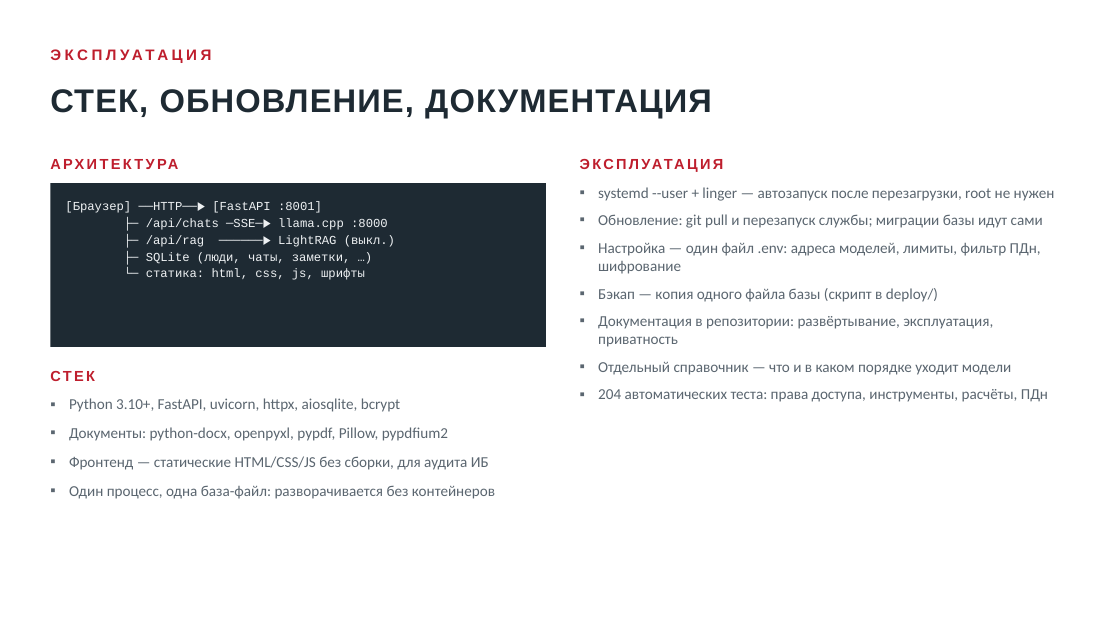
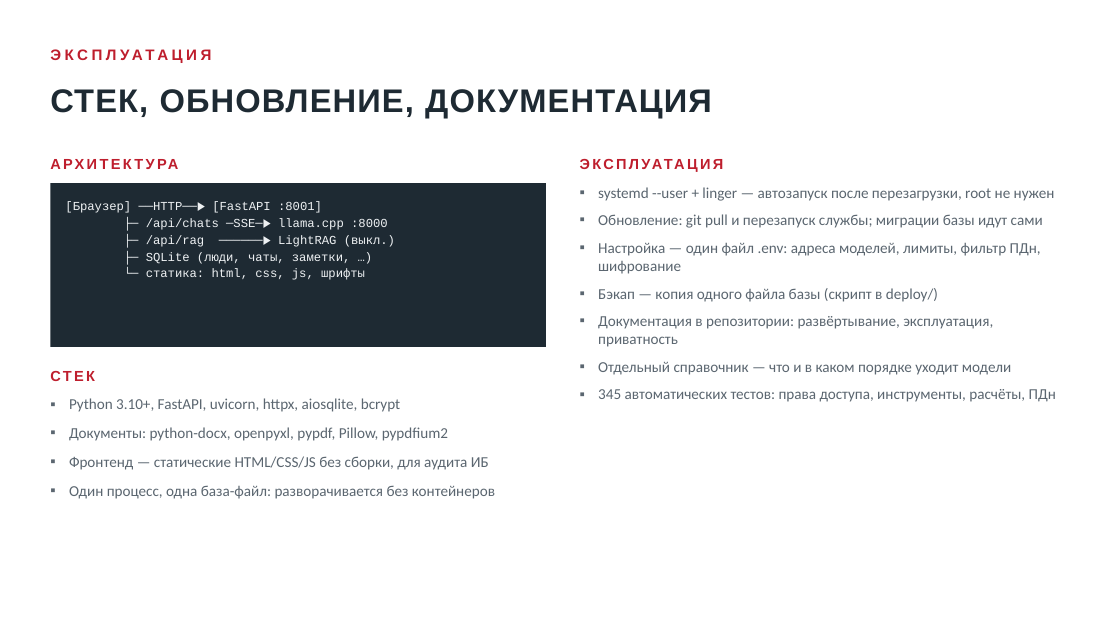
Before and after one commit to MaxBarulin/srv-ai_webUI, a slide deck: slide 19 of docs/presentation.pptx. Drawn at 1120x630 pixels with LibreOffice and Linux fonts; fonts in the diff are those of the drawing. Boxes give left, top, right and bottom in pixels: in the first picture for what was removed or moved away, otherwise in the second. Text is boxed around its words. In the diff, an @@ line names an element or a change of style, - is before the commit and + after.

```diff
--- a/docs/presentation.pptx
+++ b/docs/presentation.pptx
@@ text at [598,389,1056,402]: text changed @@
-▪ 204 автоматических теста: права доступа, инструменты, расчёты, ПДн
+▪ 345 автоматических тестов: права доступа, инструменты, расчёты, ПДн
```
Also in this commit, not shown: 8 other files.
